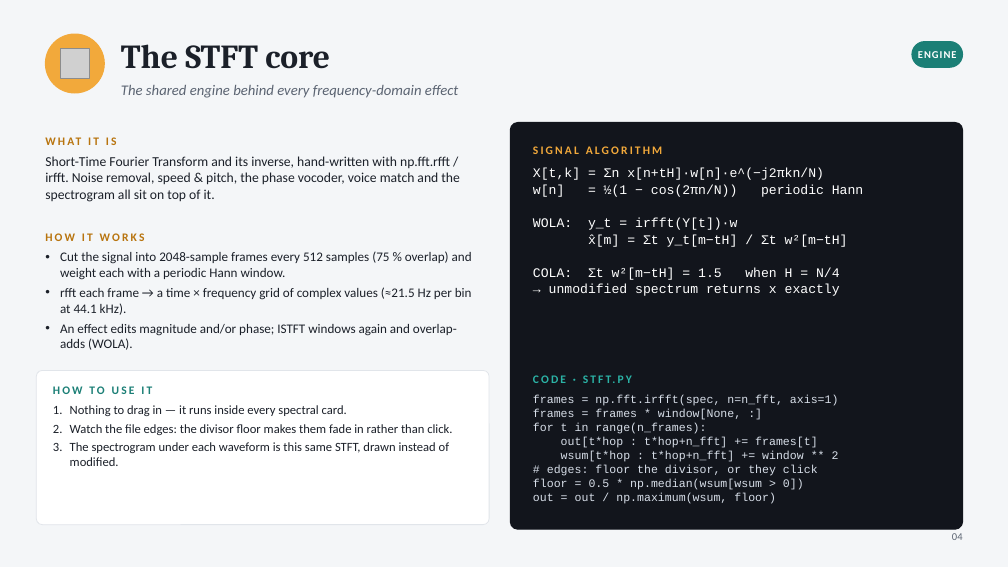
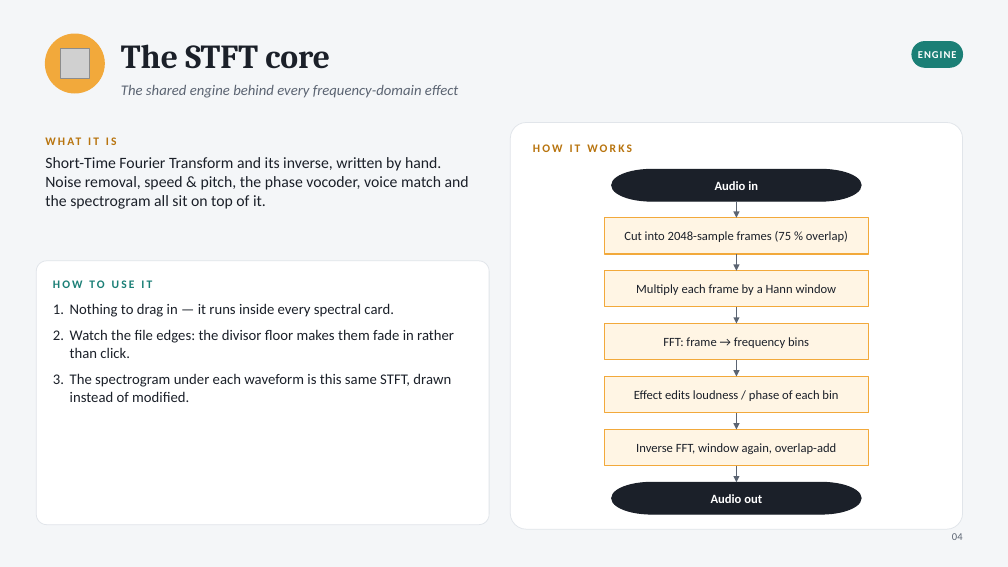
Before and after one commit to Nafis37/Audio_Chef, a slide deck: slide 4 of Audio_Chef.pptx. Drawn at 1008x567 pixels with LibreOffice and Linux fonts; fonts in the diff are those of the drawing; grey boxes stand for pictures. Boxes give left, top, right and bottom in pixels: in the first picture for what was removed or moved away, otherwise in the second. Text is boxed around its words. In the diff, an @@ line names an element or a change of style, - is before the commit and + after.

```diff
--- a/Audio_Chef.pptx
+++ b/Audio_Chef.pptx
@@ rounded rectangle at (x1=510, y1=123, x2=963, y2=529): fill #12151C to #FFFFFF; outline #12151C 1 pt to #E1E5EA 0.75 pt; proportions changed @@
@@ text "HOW IT WORKS" moved from (x1=45, y1=233, x2=145, y2=241) to (x1=533, y1=144, x2=632, y2=152) @@
@@ text removed at (x1=533, y1=146, x2=662, y2=154) @@
-SIGNAL ALGORITHM
@@ text at (x1=45, y1=157, x2=469, y2=209): text changed; size 13 to 15 pt @@
-Short-Time Fourier Transform and its inverse, hand-written with np.fft.rfft / irfft. Noise removal, speed & pitch, the phase vocoder, voice match and the spectrogram all sit on top of it.
+Short-Time Fourier Transform and its inverse, written by hand. Noise removal, speed & pitch, the phase vocoder, voice match and the spectrogram all sit on top of it.
@@ text removed at (x1=533, y1=168, x2=863, y2=296) @@
-X[t,k] = Σn x[n+tH]·w[n]·e^(−j2πkn/N)
-w[n] = ½(1 − cos(2πn/N)) periodic Hann
-WOLA: y_t = irfft(Y[t])·w
-x̂[m] = Σt y_t[m−tH] / Σt w²[m−tH]
-COLA: Σt w²[m−tH] = 1.5 when H = N/4
-→ unmodified spectrum returns x exactly
@@ pill shape added at (x1=612, y1=169, x2=861, y2=201), fill #1B2029, outline #1B2029 1 pt, 12 pt, text #FFFFFF, bold @@
+Audio in
@@ arrow added from (737, 201) to (737, 218), #5B6472 1.25 pt @@
@@ rectangle added at (x1=604, y1=218, x2=869, y2=254), fill #FFF5E4, outline #F2A93B 1 pt, 12 pt, text #1B2029 @@
+Cut into 2048-sample frames (75 % overlap)
@@ rounded rectangle resized from (x1=36, y1=371, x2=489, y2=525) to (x1=36, y1=261, x2=489, y2=525) @@
@@ text removed at (x1=60, y1=251, x2=472, y2=350) @@
-• Cut the signal into 2048-sample frames every 512 samples (75 % overlap) and weight each with a periodic Hann window.
-• rfft each frame → a time × frequency grid of complex values (≈21.5 Hz per bin at 44.1 kHz).
-• An effect edits magnitude and/or phase; ISTFT windows again and overlap-adds (WOLA).
@@ arrow added from (737, 254) to (737, 271), #5B6472 1.25 pt @@
@@ text "HOW TO USE IT" moved from (x1=53, y1=386, x2=152, y2=394) to (x1=53, y1=280, x2=152, y2=288) @@
@@ rectangle added at (x1=604, y1=271, x2=869, y2=307), fill #FFF5E4, outline #F2A93B 1 pt, 12 pt, text #1B2029 @@
+Multiply each frame by a Hann window
@@ text "Nothing to drag in — ..." moved from (x1=70, y1=405, x2=452, y2=466) to (x1=70, y1=303, x2=454, y2=402) @@
@@ text "Nothing to drag in — ..." at (x1=70, y1=303, x2=454, y2=402): size 12 to 14 pt; more space between paragraphs @@
@@ rectangle added at (x1=604, y1=324, x2=869, y2=360), fill #FFF5E4, outline #F2A93B 1 pt, 12 pt, text #1B2029 @@
+FFT: frame → frequency bins
@@ arrow added from (737, 307) to (737, 324), #5B6472 1.25 pt @@
@@ rectangle added at (x1=604, y1=377, x2=869, y2=413), fill #FFF5E4, outline #F2A93B 1 pt, 12 pt, text #1B2029 @@
+Effect edits loudness / phase of each bin
@@ arrow added from (737, 360) to (737, 377), #5B6472 1.25 pt @@
@@ text removed at (x1=533, y1=395, x2=839, y2=504) @@
-frames = np.fft.irfft(spec, n=n_fft, axis=1)
-frames = frames * window[None, :]
-for t in range(n_frames):
-out[t*hop : t*hop+n_fft] += frames[t]
-wsum[t*hop : t*hop+n_fft] += window ** 2
-# edges: floor the divisor, or they click
-floor = 0.5 * np.median(wsum[wsum > 0])
-out = out / np.maximum(wsum, floor)
@@ arrow added from (737, 413) to (737, 430), #5B6472 1.25 pt @@
@@ text removed at (x1=335, y1=443, x2=361, y2=453) @@
-CODE · STFT.PY
@@ rectangle added at (x1=604, y1=430, x2=869, y2=466), fill #FFF5E4, outline #F2A93B 1 pt, 12 pt, text #1B2029 @@
+Inverse FFT, window again, overlap-add
@@ arrow added from (737, 466) to (737, 482), #5B6472 1.25 pt @@
@@ pill shape added at (x1=612, y1=482, x2=861, y2=514), fill #1B2029, outline #1B2029 1 pt, 12 pt, text #FFFFFF, bold @@
+Audio out
```
Also in this commit, not shown: 17 other slides changed, 3 other files.
